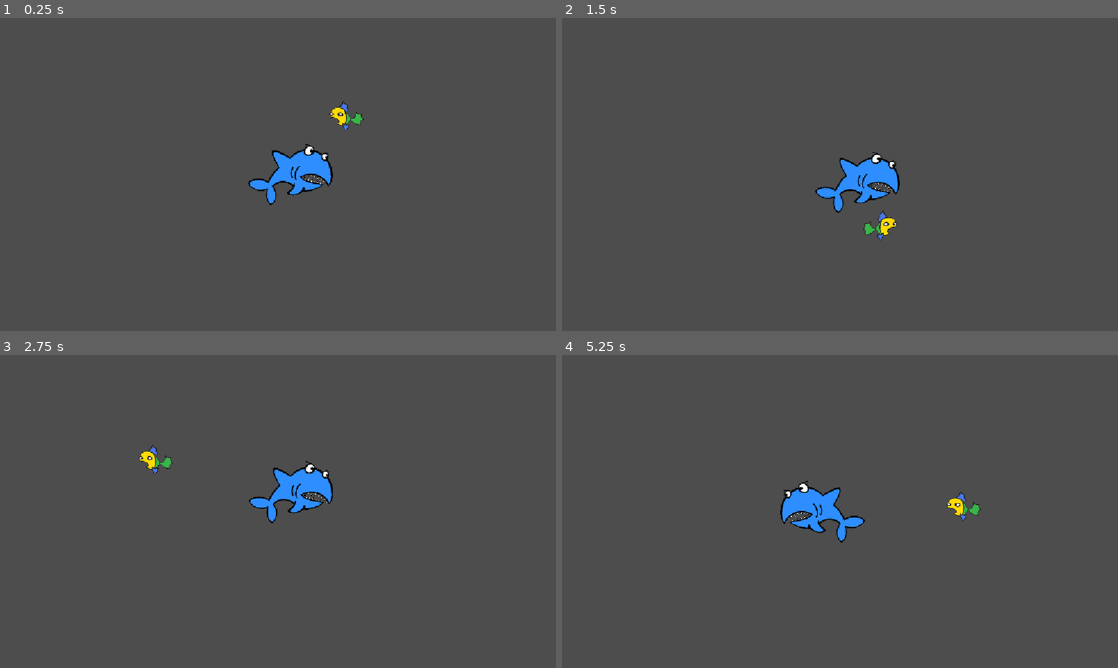
Above: before the commit, frames 1-4 (two rows, left to right).
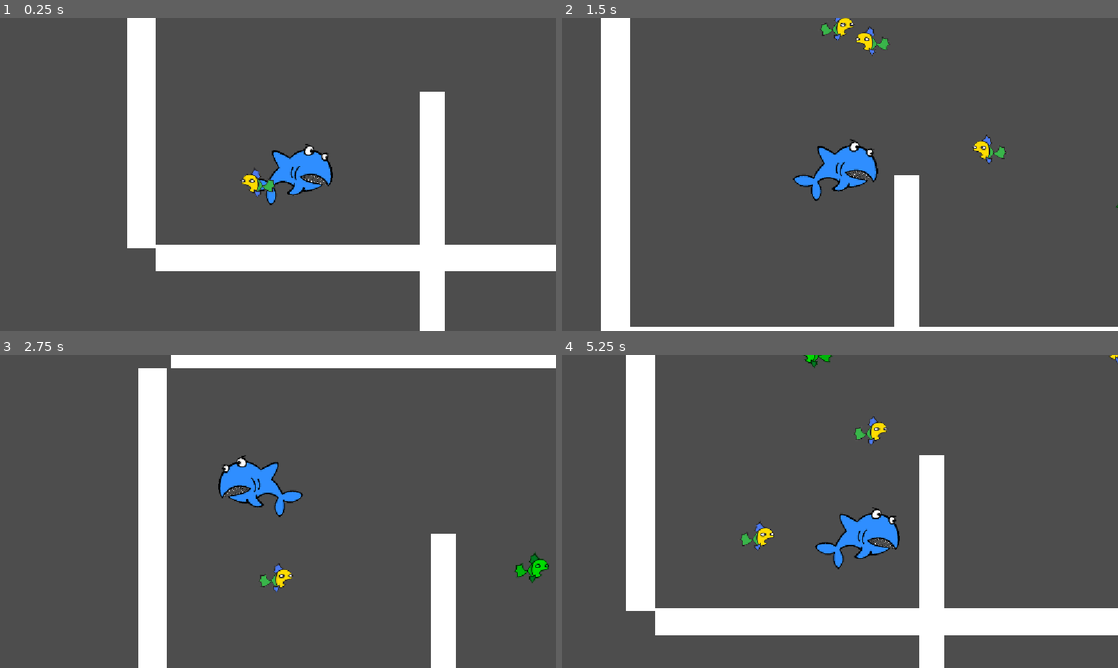
Above: after the commit, the same moments.

Repository: ParmindSane/SharksDinner
Game: Godot game, scene res://niveles/nivel.tscn
Same seed, same stepped clock (60 frames per second), same inputs: the game is played once before the commit and once after it.
Inputs:
- Up to frame 1 (0.25 s): no input
- Up to frame 2 (1.5 s): tap Enter (ui_accept) at 0.5, 0.77 s; hold Up (ui_up) 0.53-1.28 s; hold Down (ui_down) from 1.28 s (still down)
- Up to frame 3 (2.75 s): tap Enter (ui_accept) at 1.52 s; release Down (ui_down) at 2.03 s; hold Up (ui_up) from 2.03 s (still down)
- Up to frame 4 (5.25 s): tap Enter (ui_accept) at 3.02, 3.77, 4.52 s; release Up (ui_up) at 3.53 s; hold Down (ui_down) from 3.53 s (still down)

The runs differ from the first frame. In frame 1, 13% of the frame differs, in the area x 22-100%, y 0-100%; in frame 2, 11%; in frame 3, 13%; in frame 4, 18%, in the area x 11-100%, y 0-100%.

Commit message:
base peces

Diff:
--- a/comestibles/comestible.gd
+++ b/comestibles/comestible.gd
@@ -4,14 +4,17 @@
 @export var speed: Vector2
 @export var speedMargen: Vector2
 
+@export var veneno := 0
+
 @onready var sprite := $AnimatedSprite2D
 
 var areasMordibles: Array[AreaMordible]
 
 func _ready():
-	for a in get_tree().get_nodes_in_group("areaMordible"):
-		a.enBocado.connect(enBoca)
-		a.mordido.connect(mordido)
+	for a in get_children():
+		if a.is_in_group("areaMordible"):
+			a.enBocado.connect(enBoca)
+			a.mordido.connect(mordido)
 
 	var dir = [-1, +1]
 	var dX = dir.pick_random()
@@ -61,11 +64,16 @@
 
 
 func enBoca():
-	pass
+	if veneno > 0:
+		getPlayer().enfermar()
+		morir()
 
 func mordido():
-	print("mordido")
 	morir()
 
 func morir():
 	queue_free()
+
+
+func getPlayer() -> Shark:
+	return get_tree().get_first_node_in_group("Shark")
--- a/comestibles/fish/fish.tscn
+++ b/comestibles/fish/fish.tscn
@@ -2,6 +2,12 @@
 
 [ext_resource type="PackedScene" uid="uid://bk4555wsf50k8" path="res://comestibles/comestible.tscn" id="1_oxxh8"]
 [ext_resource type="Script" uid="uid://didptr8swyfhb" path="res://comestibles/fish/fish.gd" id="2_ifpkl"]
+
+[sub_resource type="CircleShape2D" id="CircleShape2D_ifpkl"]
+radius = 20.0
+
+[sub_resource type="CircleShape2D" id="CircleShape2D_506gm"]
+radius = 20.0
 
 [node name="Fish" unique_id=527609244 instance=ExtResource("1_oxxh8")]
 script = ExtResource("2_ifpkl")
@@ -10,6 +16,8 @@
 
 [node name="CollisionShape2D" parent="." index="0" unique_id=1233890505]
 position = Vector2(16, 4)
+shape = SubResource("CircleShape2D_ifpkl")
 
-[node name="CollisionShape2D2" parent="AreaComestible" parent_id_path=PackedInt32Array(1019409345) index="0" unique_id=498076601]
+[node name="CollisionShape2D2" parent="AreaMordible" parent_id_path=PackedInt32Array(1019409345) index="0" unique_id=498076601]
 position = Vector2(16, 4)
+shape = SubResource("CircleShape2D_506gm")
--- a/niveles/nivel.tscn
+++ b/niveles/nivel.tscn
@@ -4,55 +4,104 @@
 [ext_resource type="PackedScene" uid="uid://dpd13gkjceonr" path="res://comestibles/fish/fish.tscn" id="1_fworp"]
 
 [sub_resource type="RectangleShape2D" id="RectangleShape2D_qe4n8"]
-size = Vector2(51, 456.5)
+size = Vector2(51, 662)
 
 [sub_resource type="RectangleShape2D" id="RectangleShape2D_7pk3x"]
-size = Vector2(51, 731)
-
-[sub_resource type="RectangleShape2D" id="RectangleShape2D_fworp"]
-size = Vector2(414, 450.00003)
+size = Vector2(51, 1161)
 
 [node name="nivel" type="Node2D" unique_id=292550123]
 
 [node name="Escenario" type="Node2D" parent="." unique_id=1239266727]
 
-[node name="Coso" type="StaticBody2D" parent="Escenario" unique_id=1769819424]
-position = Vector2(905, 659)
-rotation = 0.89709926
-collision_layer = 65536
-metadata/_edit_group_ = true
-
-[node name="CollisionShape2D" type="CollisionShape2D" parent="Escenario/Coso" unique_id=2042526020]
-shape = SubResource("RectangleShape2D_qe4n8")
-
 [node name="Coso2" type="StaticBody2D" parent="Escenario" unique_id=1795155359]
-position = Vector2(884, 382)
+position = Vector2(1182, 324)
 collision_layer = 65536
 metadata/_edit_group_ = true
 
 [node name="CollisionShape2D" type="CollisionShape2D" parent="Escenario/Coso2" unique_id=1363280666]
 shape = SubResource("RectangleShape2D_qe4n8")
 
+[node name="ColorRect" type="ColorRect" parent="Escenario/Coso2/CollisionShape2D" unique_id=557083730]
+anchors_preset = 8
+anchor_left = 0.5
+anchor_top = 0.5
+anchor_right = 0.5
+anchor_bottom = 0.5
+offset_left = -25.0
+offset_top = -333.0
+offset_right = 26.0
+offset_bottom = 333.0
+grow_horizontal = 2
+grow_vertical = 2
+
+[node name="Coso6" type="StaticBody2D" parent="Escenario" unique_id=1199301157]
+position = Vector2(572, 667)
+collision_layer = 65536
+metadata/_edit_group_ = true
+
+[node name="CollisionShape2D" type="CollisionShape2D" parent="Escenario/Coso6" unique_id=129917662]
+shape = SubResource("RectangleShape2D_qe4n8")
+
+[node name="ColorRect" type="ColorRect" parent="Escenario/Coso6/CollisionShape2D" unique_id=249755625]
+anchors_preset = 8
+anchor_left = 0.5
+anchor_top = 0.5
+anchor_right = 0.5
+anchor_bottom = 0.5
+offset_left = -25.0
+offset_top = -333.0
+offset_right = 26.0
+offset_bottom = 333.0
+grow_horizontal = 2
+grow_vertical = 2
+
 [node name="Coso5" type="StaticBody2D" parent="Escenario" unique_id=1393364792]
-position = Vector2(114, 395)
+position = Vector2(-31, 341)
 collision_layer = 65536
 metadata/_edit_group_ = true
 
 [node name="CollisionShape2D" type="CollisionShape2D" parent="Escenario/Coso5" unique_id=2111352020]
+position = Vector2(0, -20)
 shape = SubResource("RectangleShape2D_qe4n8")
 
+[node name="ColorRect2" type="ColorRect" parent="Escenario/Coso5/CollisionShape2D" unique_id=469736270]
+anchors_preset = 8
+anchor_left = 0.5
+anchor_top = 0.5
+anchor_right = 0.5
+anchor_bottom = 0.5
+offset_left = -30.0
+offset_top = -330.0
+offset_right = 31.0
+offset_bottom = 336.0
+grow_horizontal = 2
+grow_vertical = 2
+
 [node name="Coso3" type="StaticBody2D" parent="Escenario" unique_id=381737816]
-position = Vector2(485, 599)
+position = Vector2(343, 678)
 rotation = 1.5707964
 collision_layer = 65536
 metadata/_edit_group_ = true
 
 [node name="CollisionShape2D" type="CollisionShape2D" parent="Escenario/Coso3" unique_id=224756137]
-position = Vector2(0, -12.5)
+position = Vector2(0, -227.49997)
 shape = SubResource("RectangleShape2D_7pk3x")
 
+[node name="ColorRect3" type="ColorRect" parent="Escenario/Coso3/CollisionShape2D" unique_id=580786612]
+anchors_preset = 8
+anchor_left = 0.5
+anchor_top = 0.5
+anchor_right = 0.5
+anchor_bottom = 0.5
+offset_left = -27.667053
+offset_top = -586.5
+offset_right = 27.575012
+offset_bottom = 569.9735
+grow_horizontal = 2
+grow_vertical = 2
+
 [node name="Coso4" type="StaticBody2D" parent="Escenario" unique_id=1542615735]
-position = Vector2(485, 166)
+position = Vector2(576, -36)
 rotation = 1.5707964
 collision_layer = 65536
 metadata/_edit_group_ = true
@@ -61,17 +110,18 @@
 position = Vector2(0, -12.5)
 shape = SubResource("RectangleShape2D_7pk3x")
 
-[node name="Mordible" type="Area2D" parent="." unique_id=608969946]
-position = Vector2(179, -25)
-rotation = 1.5707964
-collision_layer = 256
-collision_mask = 0
-metadata/_edit_group_ = true
-
-[node name="CollisionShape2D" type="CollisionShape2D" parent="Mordible" unique_id=1657702555]
-position = Vector2(-33, -1)
-shape = SubResource("RectangleShape2D_fworp")
-debug_color = Color(0.65457684, 0.5179122, 0, 0.41960785)
+[node name="ColorRect4" type="ColorRect" parent="Escenario/Coso4/CollisionShape2D" unique_id=711588624]
+anchors_preset = 8
+anchor_left = 0.5
+anchor_top = 0.5
+anchor_right = 0.5
+anchor_bottom = 0.5
+offset_left = -29.556885
+offset_top = -575.5
+offset_right = 26.421051
+offset_bottom = 580.9735
+grow_horizontal = 2
+grow_vertical = 2
 
 [node name="shark" parent="." unique_id=1299028078 instance=ExtResource("1_7pk3x")]
 position = Vector2(231, 505)
@@ -82,5 +132,19 @@
 [node name="Peces" type="Node2D" parent="." unique_id=50292571]
 
 [node name="Fish" parent="Peces" unique_id=527609244 instance=ExtResource("1_fworp")]
-position = Vector2(507, 462)
+position = Vector2(324, 600)
 motion_mode = 0
+
+[node name="Fish2" parent="Peces" unique_id=706682188 instance=ExtResource("1_fworp")]
+position = Vector2(976, 530)
+motion_mode = 0
+
+[node name="Fish3" parent="Peces" unique_id=2053960771 instance=ExtResource("1_fworp")]
+position = Vector2(800, 289)
+motion_mode = 0
+
+[node name="Fish4" parent="Peces" unique_id=747011077 instance=ExtResource("1_fworp")]
+modulate = Color(0, 1, 0.13333344, 1)
+position = Vector2(275, 234)
+motion_mode = 0
+veneno = 1
--- a/shark/shark.gd
+++ b/shark/shark.gd
@@ -2,11 +2,15 @@
 extends CharacterBody2D
 
 @export var speed: Vector2
+var pVelocity: Vector2
+
+@export var startDerecha := true
 var dir := Vector2(1,0)
 var rebotando := false
 
+@export var enfermoDelay := 0.0
+
 @onready var sprite := $AnimatedSprite2D
-
 @onready var boca := $boca
 
 enum estados {
@@ -19,6 +23,10 @@
 
 func _ready():
 	boca.area_entered.connect(enBocar)
+
+	if !startDerecha:
+		dir.x = -1
+		scale.x *= -1
 
 
 func _physics_process(_delta):
@@ -53,13 +61,12 @@
 		velocity = Vector2(speed.x * dir.x, speed.y * dir.y)
 		move_and_collide(Vector2(0, velocity.y * _delta))
 
-#		Voltear
-		#sprite.flip_h = dir.x < 0
-		#boca.get_child(0).position.x = bocaPos * dir.x
-
 #	Estar enfermo
 	if estado == estados.enfermo:
 		sprite.play("enfermo")
+
+		await get_tree().create_timer(enfermoDelay).timeout
+		estado = estados.bocaCerrada
 
 #	NO estar enfermo
 	else:
@@ -86,4 +93,8 @@
 	_a.enBocar()
 
 func morder(_a: AreaMordible):
+	print(_a.morder)
 	_a.morder()
+
+func enfermar():
+	estado = estados.enfermo
--- a/shark/shark.tscn
+++ b/shark/shark.tscn
@@ -37,7 +37,7 @@
 }]
 
 [sub_resource type="CircleShape2D" id="CircleShape2D_sau36"]
-radius = 33.0
+radius = 54.00926
 
 [node name="Shark" type="CharacterBody2D" unique_id=873478991 groups=["Parent", "Shark"]]
 collision_mask = 65536
@@ -45,6 +45,7 @@
 platform_on_leave = 2
 script = ExtResource("1_m6wr1")
 speed = Vector2(200, 300)
+enfermoDelay = 2.0
 
 [node name="CollisionShape2D" type="CollisionShape2D" parent="." unique_id=1847022693]
 rotation = 1.5707964
